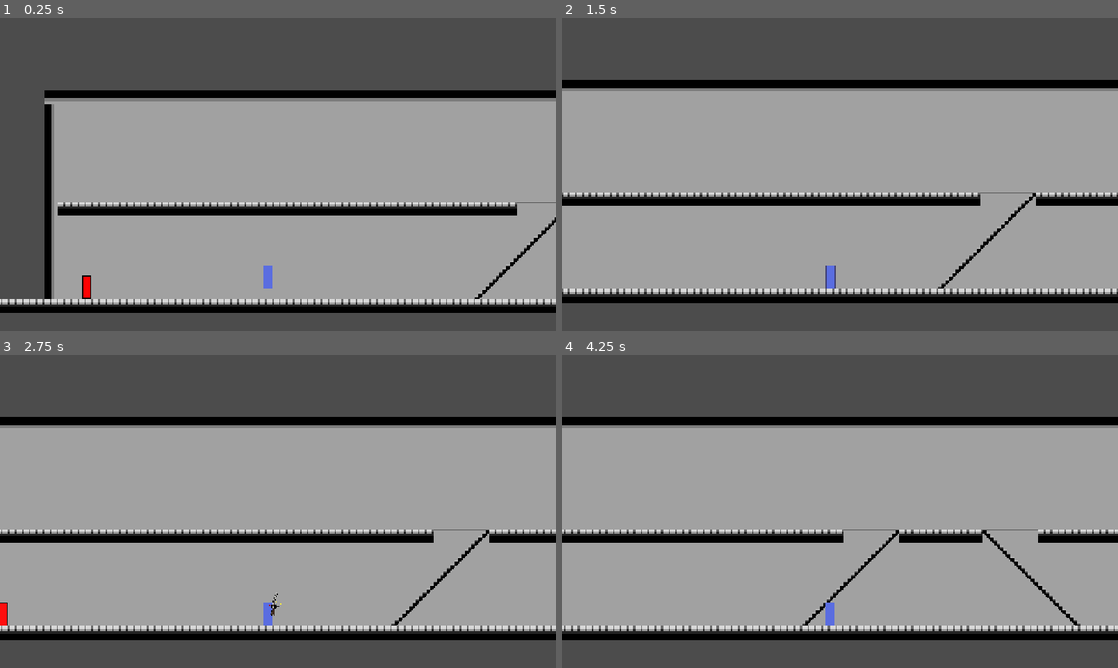
Above: before the commit, frames 1-4 (two rows, left to right).
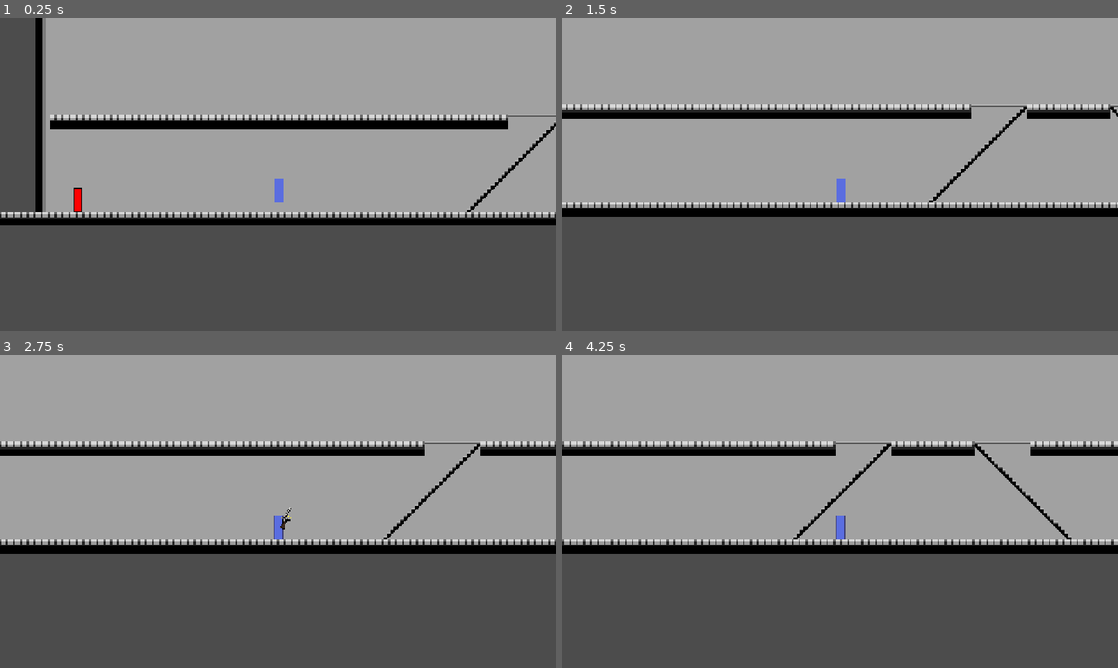
Above: after the commit, the same moments.

Repository: rohanwinsor/2dshooter-prototype
Game: Godot game, scene res://scripts/test_scene.tscn
Two runs of this game, one before a commit and one after it. Both use one fixed random seed, a clock stepped at 60 frames per second and the inputs below.
Inputs (mouse positions are in pixels of both pictures, inside the frame that each line leads up to):
- Up to frame 1 (0.25 s): no input
- Up to frame 2 (1.5 s): move the mouse to (962, 158) at 0.52 s; hold Right mouse button (aim) 0.53-1.28 s; hold D (right) from 0.53 s (still down); tap Space (jump) at 0.77 s; click (962, 158) at 0.8 s; move the mouse to (728, 190) at 1.27 s; click (728, 190) at 1.35 s
- Up to frame 3 (2.75 s): tap Space (jump) at 1.52 s; right-click (166, 527) at 1.55 s; move the mouse to (333, 442) at 2.02 s; release D (right) at 2.03 s; hold A (left) from 2.03 s (still down); hold Right mouse button (aim) from 2.03 s (still down); click (333, 442) at 2.3 s
- Up to frame 4 (4.25 s): move the mouse to (812, 574) at 2.77 s; release A (left) at 2.78 s; release Right mouse button (aim) at 2.78 s; hold D (right) from 2.78 s (still down); tap Shift (shift) at 2.85 s; tap Space (jump) at 3.02, 3.77 s; right-click (812, 574) at 3.05 s; move the mouse to (1006, 558) at 3.52 s; click (1006, 558) at 3.6 s; tap R (reload) at 4.15 s

The runs differ from the first frame. In frame 1, 62% of the frame differs, in the area x 0-100%, y 0-95%; in frame 2, 61%; in frame 3, 62%; in frame 4, 61%.

Commit message:
refactor: convert bullet system from physics-based to hitscan with visual tracers

Diff:
--- a/entities/bullet.tscn
+++ b/entities/bullet.tscn
@@ -7,11 +7,13 @@
 
 [node name="Bullet" type="Area2D"]
 collision_layer = 4
+collision_mask = 2
 script = ExtResource("1_bullet")
 
 [node name="CollisionShape2D" type="CollisionShape2D" parent="."]
 shape = SubResource("CircleShape2D_bullet")
 
 [node name="Sprite" type="Polygon2D" parent="."]
-color = Color(1, 0.8, 0.2, 1)
+scale = Vector2(0.5, 0.5)
+color = Color(0, 0, 0, 1)
 polygon = PackedVector2Array(-4, 0, 0, -2, 4, 0, 0, 2)
--- a/entities/enemy.tscn
+++ b/entities/enemy.tscn
@@ -89,6 +89,7 @@
 shape = SubResource("RectangleShape2D_pqhw6")
 
 [node name="PlayerDetection" type="RayCast2D" parent="."]
+visible = false
 target_position = Vector2(46, 0)
 
 [node name="VisibleOnScreenNotifier2D" type="VisibleOnScreenNotifier2D" parent="."]
@@ -98,3 +99,6 @@
 scale = Vector2(0.06, 0.06)
 sprite_frames = SubResource("SpriteFrames_ayeso")
 animation = &"shoot"
+
+[node name="ObstacleDetection" type="RayCast2D" parent="."]
+target_position = Vector2(46, 0)
--- a/scripts/bullet.gd
+++ b/scripts/bullet.gd
@@ -1,52 +1,65 @@
 extends Area2D
 
+# Visual tracer properties
 @export var speed: float = 8000.0
-@export var lifetime: float = 5.0
+@export var lifetime: float = 2.0
 @export var damage: float = 10.0
 
 var direction: Vector2 = Vector2.ZERO
 var velocity: Vector2 = Vector2.ZERO
+var has_dealt_damage: bool = false  # Prevent multiple damage applications
 
 func _ready() -> void:
+	# Auto-despawn after lifetime
 	get_tree().create_timer(lifetime).timeout.connect(queue_free)
+
+	# Connect overlap signals for backup collision detection
+	body_entered.connect(_on_body_entered)
+	area_entered.connect(_on_area_entered)
 
 func _physics_process(delta: float) -> void:
 	if direction == Vector2.ZERO:
-		return  # wait until initialized
+		return  # Wait until initialized
 
+	# Move bullet visually
 	velocity = direction * speed
 	var movement = velocity * delta
 
-	# Perform raycast from current position to next position
+	# Check for wall collision (layer 1) using short raycast
 	var space_state = get_world_2d().direct_space_state
 	var query = PhysicsRayQueryParameters2D.create(global_position, global_position + movement)
-
-	# Check for bodies (walls, static objects) - collision layer 1
-	query.collision_mask = 1
+	query.collision_mask = 1  # Only walls
 	query.exclude = [self]
 	var result = space_state.intersect_ray(query)
 
 	if result:
-		# Hit a solid body
-		position = to_local(result.position)
+		# Hit wall, stop at impact point
+		global_position = result.position
 		explode()
 		return
 
-	# Check for enemies - collision layer 2
-	query.collision_mask = 2
-	result = space_state.intersect_ray(query)
-
-	if result:
-		# Hit an enemy
-		var collider = result.collider
-		if collider.has_method("take_damage"):
-			collider.take_damage(damage)
-			position = to_local(result.position)
-			explode()
-			return
-
-	# No collision, move normally
+	# Move bullet
 	position += movement
 
+# Backup collision via Area2D overlap (for enemies on layer 2)
+func _on_body_entered(body: Node2D) -> void:
+	if has_dealt_damage:
+		return
+
+	if body.has_method("take_damage"):
+		body.take_damage(damage)
+		has_dealt_damage = true
+		explode()
+
+func _on_area_entered(area: Area2D) -> void:
+	if has_dealt_damage:
+		return
+
+	if area.has_method("take_damage"):
+		area.take_damage(damage)
+		has_dealt_damage = true
+		explode()
+
 func explode() -> void:
+	# TODO: Add particle effect or sprite animation
 	queue_free()
--- a/scripts/enemy.gd
+++ b/scripts/enemy.gd
@@ -2,11 +2,12 @@
 
 const SPEED = 100.0
 const HUNT_SPEED = 50.0
-const ATTACK_RANGE = 200.0
+const ATTACK_RANGE = 20.0
 const DETECTION_TIME = 2.0  # seconds player must stay visible
 
 @onready var sprite_2d: Sprite2D = $Sprite2D
 @onready var player_detection: RayCast2D = $PlayerDetection
+@onready var obstacle_detection: RayCast2D = $ObstacleDetection
 @onready var visible_on_screen_notifier_2d: VisibleOnScreenNotifier2D = $VisibleOnScreenNotifier2D
 @onready var weapon: AnimatedSprite2D = $Weapon
 
@@ -23,13 +24,27 @@
 var is_player_detected: bool = false
 var player_loc: Vector2
 var previous_state: State = State.IDLE
-
+var cool_down_not_seen_player = 4
 var player_visible_time: float = 0.0  # Time player stays in view
 
 enum State { IDLE, PATROL, HUNTING, ENGAGE }
 
 
+# --- Patrol parameters ---
+@export var patrol_distance: float = 10000.0
+@export var patrol_speed: float = 40.0
+@export var patrol_cycles: int = 3
+
+# --- Patrol state tracking ---
+var patrol_start_pos: Vector2
+var patrol_direction: int = 1
+
 func _ready():
+	# Only collide with world layer 1 (TileSet's physics_layer_0)
+	for i in range(1, 33):
+		obstacle_detection.set_collision_mask_value(i, i == 1)
+	obstacle_detection.collide_with_bodies = true
+	obstacle_detection.collide_with_areas = false
 	sprite_2d.modulate = spriteColor
 	health = max_health
 	if not camera:
@@ -44,6 +59,15 @@
 	# Weapon starts hidden
 	weapon.visible = true
 	weapon.modulate.a = 0.0
+
+func check_for_obstacle(direction: Vector2) -> bool:
+	if visible_on_screen_notifier_2d.is_on_screen():
+		obstacle_detection.target_position = direction * 40
+		obstacle_detection.force_raycast_update()
+		if obstacle_detection.is_colliding():
+			return true
+	return false
+
 
 
 func check_for_player(direction, delta) -> void:
@@ -56,8 +80,10 @@
 				is_player_detected = true
 				player_loc = collider.global_position
 				player_visible_time += delta
+				cool_down_not_seen_player = 4
 				return
 	# If lost sight of player, reset timer
+	cool_down_not_seen_player = max(0, cool_down_not_seen_player - delta)
 	is_player_detected = false
 	player_visible_time = 0.0
 
@@ -71,7 +97,7 @@
 		velocity += get_gravity() * delta
 
 	check_for_player(direction, delta)
-
+	check_for_obstacle(direction)
 	# Update warning flash shader based on detection progress
 	if state in [State.IDLE, State.PATROL] and is_player_detected:
 		var flash_intensity = clamp(player_visible_time / DETECTION_TIME, 0.0, 1.0)
@@ -82,7 +108,8 @@
 
 	if player_visible_time >= DETECTION_TIME and state in [State.IDLE, State.PATROL]:
 		change_state(State.HUNTING)
-
+	if cool_down_not_seen_player == 0:
+		change_state(State.PATROL)
 	match state:
 		State.IDLE:
 			handle_idle_state(delta)
@@ -103,11 +130,18 @@
 		return
 	previous_state = state
 	state = new_state
-	on_enter_state(new_state)
-
-
-func on_enter_state(new_state: State) -> void:
+	on_enter_state(new_state, previous_state)
+
+
+func on_enter_state(new_state: State, previous_state: State) -> void:
 	match new_state:
+		State.PATROL:
+			if previous_state == State.HUNTING:
+				velocity.x = 0
+				if sprite_2d.flip_h == true:
+					sprite_2d.flip_h = false
+				else:
+					sprite_2d.flip_h = true
 		State.HUNTING:
 			print("Raise weapon - prepare to engage player")
 			# Reset warning flash when entering hunt state
@@ -133,14 +167,25 @@
 
 func handle_patrol_state(delta: float) -> void:
 	# TODO: Implement patrol logic
-	pass
+	velocity.x = patrol_direction * patrol_speed
+	sprite_2d.flip_h = patrol_direction < 0
+
+	var distance_from_start = abs(global_position.x - patrol_start_pos.x)
+	if distance_from_start >= patrol_distance:
+		patrol_direction *= -1
+		patrol_start_pos.x = global_position.x
+	print("Going to change dir", check_for_obstacle(Vector2(patrol_direction, 0)))
+	print(Vector2(patrol_direction, 0))
+	if check_for_obstacle(Vector2(patrol_direction, 0)):
+		patrol_direction *= -1
+		patrol_start_pos.x = global_position.x
 
 
 func handle_hunting_state(delta: float) -> void:
 	var dir = player_loc - global_position
 	var distance = dir.length()
 
-	if distance <= ATTACK_RANGE:
+	if distance <= ATTACK_RANGE and is_player_detected:
 		change_state(State.ENGAGE)
 		return
 
--- a/scripts/player.gd
+++ b/scripts/player.gd
@@ -11,13 +11,18 @@
 
 @export var aim_tween_duration: float = 0.15
 
+# Weapon range
+@export var max_weapon_range: float = 2000.0
+
 # Shotgun properties
 @export var shotgun_pellet_count: int = 8
 @export var shotgun_spread_angle: float = 30.0
+@export var shotgun_damage: float = 50.0
 
 # Rifle properties
 @export var rifle_pellet_count: int = 1
 @export var rifle_spread_angle: float = 2.0
+@export var rifle_damage: float = 120.0
 @export var rifle_magazine_size: int = 1
 @export var rifle_reload_time: float = 1.0  # Time between shots
 
@@ -187,32 +192,60 @@
 	# Calculate base angle toward cursor
 	var mouse_pos = get_global_mouse_position()
 	var aim_angle = weapon_root.global_position.angle_to_point(mouse_pos)
+	var aim_direction = Vector2.RIGHT.rotated(aim_angle)
 
 	# Get reference for bullet placement
 	var scene_root = get_tree().current_scene
+	var space_state = get_world_2d().direct_space_state
 
 	# Get weapon-specific properties
 	var pellet_count = shotgun_pellet_count if current_weapon == WeaponType.SHOTGUN else rifle_pellet_count
 	var spread_angle = shotgun_spread_angle if current_weapon == WeaponType.SHOTGUN else rifle_spread_angle
-	var bullet_damage = 50.0 if current_weapon == WeaponType.SHOTGUN else 120.0
+	var bullet_damage = shotgun_damage if current_weapon == WeaponType.SHOTGUN else rifle_damage
 
 	# Decrease rifle ammo
 	if current_weapon == WeaponType.RIFLE:
 		rifle_ammo -= 1
 		print("Rifle ammo: ", rifle_ammo, "/", rifle_magazine_size)
 
-	# Fire pellets
+	# Fire pellets (hitscan + visual tracers)
 	for i in range(pellet_count):
+		# Calculate spread for this pellet
+		var spread = randf_range(-spread_angle * 0.5, spread_angle * 0.5)
+		var angle = aim_angle + deg_to_rad(spread)
+		var direction = Vector2.RIGHT.rotated(angle)
+
+		# --- INSTANT HITSCAN RAYCAST ---
+		var ray_start = bullet_spawn_loc.global_position
+		var ray_end = ray_start + direction * max_weapon_range
+
+		# Create query that checks walls (layer 1) and enemies (layer 2)
+		var query = PhysicsRayQueryParameters2D.create(ray_start, ray_end)
+		query.collision_mask = 3  # Binary 11 = layers 1 and 2
+		query.exclude = [self]
+
+		var result = space_state.intersect_ray(query)
+		var hit_position = ray_end  # Default to max range
+
+		if result:
+			hit_position = result.position
+			var collider = result.collider
+
+			# Apply damage instantly if hit an enemy
+			if collider.has_method("take_damage"):
+				collider.take_damage(bullet_damage)
+
+		# --- SPAWN VISUAL BULLET TRACER ---
 		var bullet = BULLET.instantiate()
 		scene_root.add_child(bullet)
-		bullet.global_position = bullet_spawn_loc.global_position
-		bullet.damage = bullet_damage
-
-		# Evenly distributed random spread
-		var spread = randf_range(-spread_angle * 0.5, spread_angle * 0.5)
-		var angle = aim_angle + deg_to_rad(spread)
+		bullet.global_position = ray_start
 		bullet.global_rotation = angle
-		bullet.direction = Vector2.RIGHT.rotated(angle)
+		bullet.direction = direction
+		bullet.damage = 0.0  # Damage already applied by hitscan
+
+		# Calculate lifetime based on distance to hit
+		var distance_to_hit = ray_start.distance_to(hit_position)
+		bullet.lifetime = min(distance_to_hit / bullet.speed + 0.1, 2.0)
 
 	# Auto-reload rifle if empty
 	if current_weapon == WeaponType.RIFLE and rifle_ammo <= 0:
--- a/scripts/test_scene.tscn
+++ b/scripts/test_scene.tscn
@@ -45,11 +45,12 @@
 [node name="TestScene" type="Node2D"]
 
 [node name="Player" parent="." instance=ExtResource("1_1nsno")]
-position = Vector2(146, -140)
+position = Vector2(168, -140)
 collision_layer = 1
 
 [node name="Camera2D" type="Camera2D" parent="Player"]
-position = Vector2(11, -148)
+position = Vector2(-11, -148)
+offset = Vector2(10, 100)
 zoom = Vector2(2, 2)
 process_callback = 0
 
